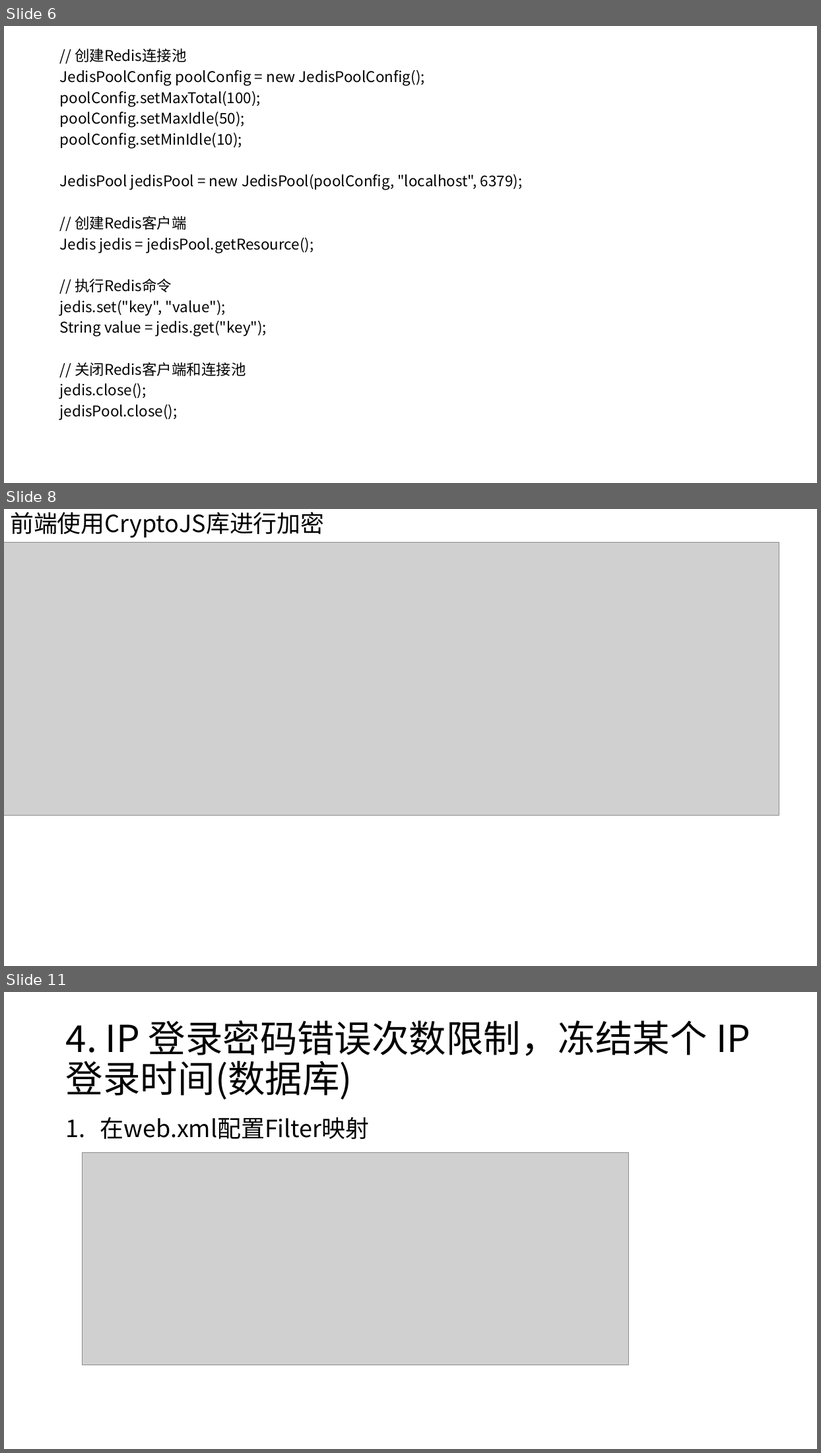
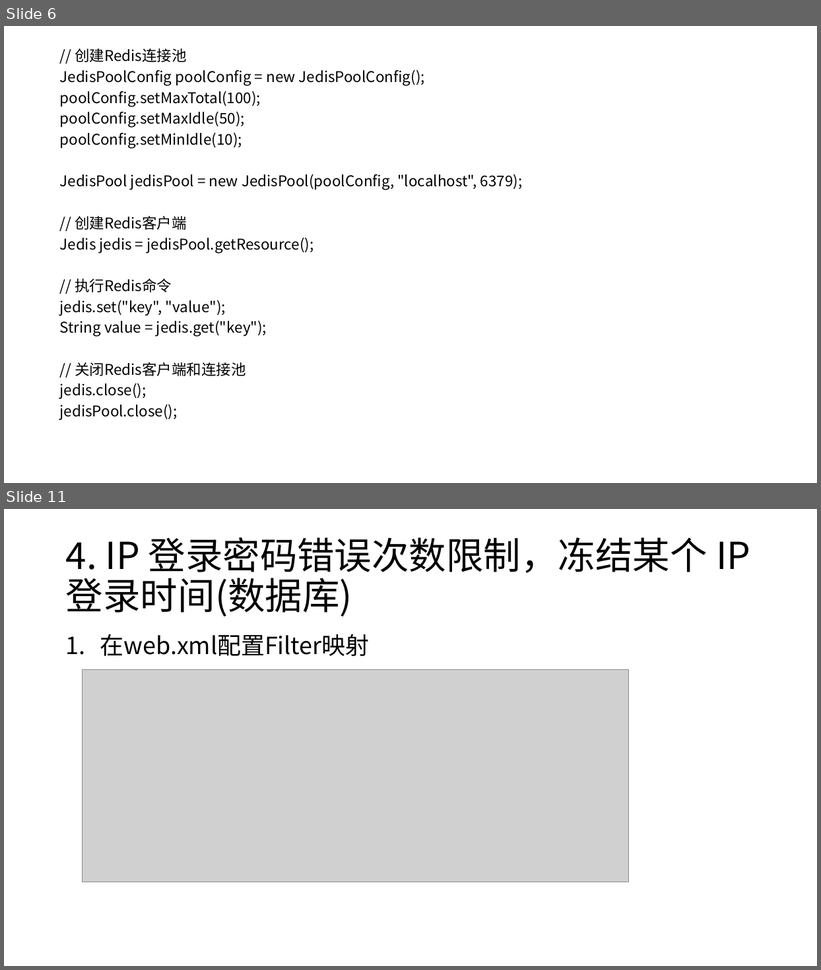
Before and after one commit to dodamce/MangeSystem, a slide deck: 网络安全课程设计/网络安全答辩.pptx. Shown one above the other, each under a label of ours: slides 6, 8 and 11 before the commit, slides 6 and 11 after it; the slides between them are not shown. The pictures are 821x1453 and 821x970 pixels, drawn with LibreOffice and Linux fonts; fonts in the diff are those of the drawing; grey boxes stand for pictures. Boxes give left, top, right and bottom in pixels: in the first picture for what was removed or moved away, otherwise in the second. Text is boxed around its words. In the diff, an @@ line names an element or a change of style, - is before the commit and + after.

```diff
--- a/网络安全课程设计/网络安全答辩.pptx
+++ b/网络安全课程设计/网络安全答辩.pptx
@@ slide 8 removed at [4,509,817,966], background #FFFFFF @@
@@ text removed at [10,512,324,538] @@
-前端使用CryptoJS库进行加密
@@ picture removed at [4,542,780,815] @@
```
Also in this commit, not shown: 1 slide changed, 3 slides added, 2 other slides removed.
